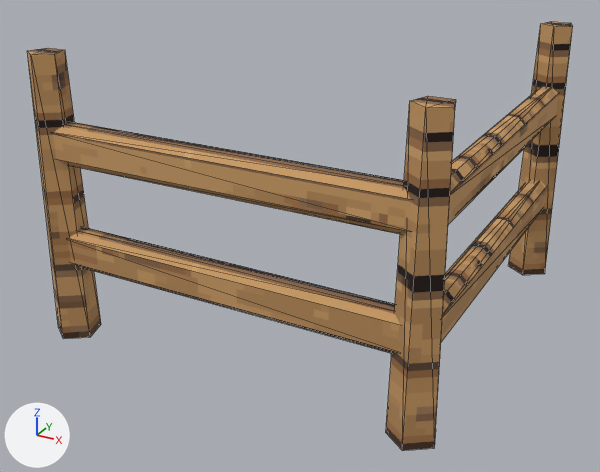
What one commit did to the glTF model ArenaTaticaUnity/Assets/ArenaTatica/Resources/Models/Mapa/deserto/enfeite_cerca_canto.glb.
Camera for both pictures: a 50 mm camera at (0.86, -1.663, 0.988) aimed at (-0.014, -0.073, 0.193). The lights are fixed; the arrows at lower left show +X, +Y and +Z. The older version comes first. Mesh edges are drawn as thin lines.

In view in the first picture: 'deserto_enfeite_cerca_canto'.
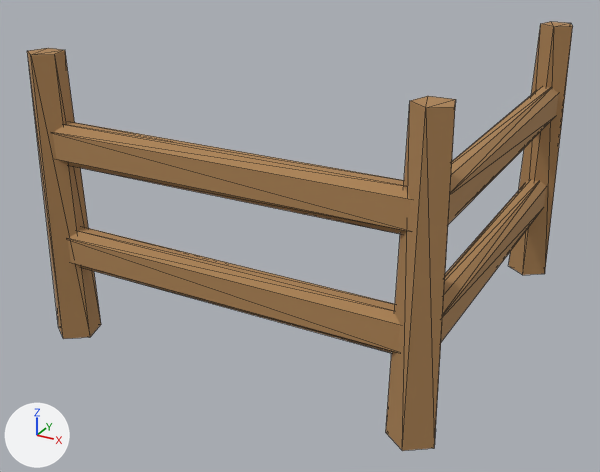
Pixel boxes (x1, y1, x2, y2) of what changed, in the pictures (600 x 472 px):
```json
{"object": "deserto_enfeite_cerca_canto", "change": "surface changed", "before": [27, 22, 573, 451], "after": [27, 22, 573, 451]}
```

Edits to the scene script, one JSON object a line:
```json
{"block": "mat_deserto_madeira", "where": "n0 = _N.new('ShaderNodeBsdfPrincipled'); n0.name = 'Principled BSDF'"}
{"op": "set", "path": "n0.inputs[2].default_value", "old": "0.9", "new": "0.88", "note": "'Roughness'"}
{"block": "mat_deserto_madeira", "where": "n2 = _N.new('ShaderNodeMix'); n2.name = 'Mix'"}
{"op": "add", "block": "mat_deserto_madeira", "code": "n2.inputs[7].default_value = (0.42, 0.23, 0.09, 1.0)  # 'B', brown #ad8455"}
{"op": "remove", "block": "mat_deserto_madeira", "code": "n4 = _N.new('ShaderNodeTexImage'); n4.name = 'Image Texture'"}
{"op": "remove", "block": "mat_deserto_madeira", "code": "n4.image = img_deserto_madeira"}
{"op": "remove", "block": "mat_deserto_madeira", "code": "n4.interpolation = 'Closest'"}
{"block": "mat_deserto_madeira", "where": "n3 = _N.new('ShaderNodeVertexColor'); n3.name = 'Color Attribute'"}
{"op": "remove", "block": "mat_deserto_madeira", "code": "_L.new(n3.outputs[0], n2.inputs[7])  # 'Color' to 'B'"}
{"op": "remove", "block": "mat_deserto_madeira", "code": "_L.new(n4.outputs[0], n2.inputs[6])  # 'Color' to 'A'"}
{"op": "add", "block": "mat_deserto_madeira", "code": "_L.new(n3.outputs[0], n2.inputs[6])  # 'Color' to 'A'"}
```
